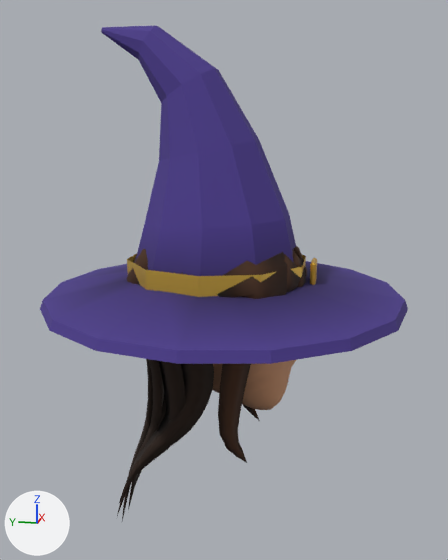
Before and after pictures for a commit that changed the glTF model assets/models/gear/h_wizard_f.glb.
Rendered twice from a 50 mm lens placed at (-0.911, -0.182, 1.913), pointed at (0.011, 0.002, 1.683). The lights are fixed; the arrows at lower left show +X, +Y and +Z. The first picture is the older version. Where no turn or scale is listed for an object, it has been applied to the vertices. Vertices at exactly the same position are counted once.

The first picture shows 'HairFrame', 'HairLong', 'HairTop', 'HeadMesh', 'Wizard'.
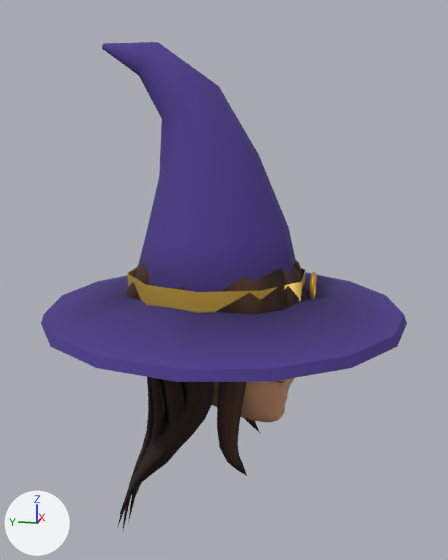
The edits, one by one:
me_hairframe_001 is used by ob_hairframe; location (0.0, 0.0, 1.415).
me_hairframe_001 had 98 vertices, 184 faces and spanned x -0.109..0.109, y -0.076..-0.008, z 0.004..0.302.
me_hairframe_001 now has 98 vertices, 184 faces and spans x -0.108..0.108, y -0.074..-0.007, z -0.018..0.28.
me_hairframe_001 part 1: 49 of 98 vertices moved; they spanned x 0.066..0.109, y -0.076..-0.008, z 0.004..0.302 and now span x 0.065..0.108, y -0.074..-0.007, z -0.018..0.28; mean shift (0.0, 0.002, -0.022); largest move (0.093, -0.071, 0.219) -> (0.093, -0.067, 0.196).
me_hairframe_001 part 2: 49 of 98 vertices moved; they spanned x -0.109..-0.066, y -0.076..-0.008, z 0.004..0.302 and now span x -0.108..-0.065, y -0.074..-0.007, z -0.018..0.28; mean shift (0.0, 0.002, -0.022); largest move (-0.093, -0.071, 0.219) -> (-0.093, -0.067, 0.196).
me_hairlong_001 is used by ob_hairlong; location (0.0, 0.0, 1.415).
me_hairlong_001 had 584 vertices, 1120 faces and spanned x -0.113..0.113, y -0.006..0.178, z -0.169..0.339.
me_hairlong_001 now has 584 vertices, 1120 faces and spans x -0.114..0.114, y -0.006..0.178, z -0.191..0.318.
me_hairlong_001 part 3: the loose piece of 73 vertices spanning x -0.109..-0.007, y 0.014..0.166, z -0.104..0.338 is multiplied about its middle by the matrix ((1.0, 0.01, 0.002), (-0.009, 1.0, -0.002), (-0.002, 0.002, 1.0)), then moved by (0.0, 0.0, -0.022).
me_hairlong_001 part 4: 438 of 584 vertices moved; they spanned x -0.113..0.113, y -0.006..0.178, z -0.169..0.339 and now span x -0.114..0.114, y -0.006..0.178, z -0.191..0.318; mean shift (0.0, 0.001, -0.022); largest move (0.094, 0.005, 0.108) -> (0.094, 0.01, 0.083).
Other edits to the shape of me_hairlong_001 do not show in these pictures.
me_hairtop_001 is used by ob_hairtop; location (0.0, 0.0, 1.415).
me_hairtop_001 had 418 vertices, 728 faces and spanned x -0.122..0.121, y -0.127..0.148, z 0.13..0.36.
me_hairtop_001 now has 418 vertices, 728 faces and spans x -0.121..0.121, y -0.132..0.149, z 0.108..0.337.
me_hairtop_001 part 5: 368 of 418 vertices moved; they spanned x -0.122..0.121, y -0.127..0.148, z 0.152..0.36 and now span x -0.121..0.121, y -0.132..0.149, z 0.13..0.337; mean shift (0.0, 0.001, -0.023); largest move (0.03, -0.127, 0.251) -> (0.025, -0.132, 0.201).
me_hairtop_001 part 6: 180 kept faces spanning x -0.121..0.121, y -0.132..0.149, z 0.13..0.337 get new vertex colours; the middle colour goes from grey #b4b4b4 to grey #b7b7b7.
Other edits to the shape of me_hairtop_001 do not show in these pictures.
me_headmesh_005 is used by ob_headmesh; location (0.0, 0.0, 1.415).
me_headmesh_005 had 262 vertices, 520 faces and spanned x -0.082..0.082, y -0.114..0.11, z 0.066..0.328.
me_headmesh_005 now has 420 vertices, 836 faces and spans x -0.082..0.082, y -0.112..0.11, z 0.044..0.306.
me_headmesh_005 part 7: 262 vertices removed from x -0.082..0.082, y -0.114..0.11, z 0.066..0.328; 420 vertices added at x -0.082..0.082, y -0.112..0.11, z 0.044..0.306.
me_wizard is used by ob_wizard; location (0.0, 0.0, 1.415).
me_wizard had 168 vertices, 304 faces and spanned x -0.275..0.275, y -0.275..0.275, z 0.24..0.639.
me_wizard now has 168 vertices, 304 faces and spans x -0.275..0.275, y -0.275..0.275, z 0.218..0.617.
me_wizard part 8: the whole mesh is moved by (0.0, 0.0, -0.022).

Pixel boxes [x1, y1, x2, y2] of what changed, in the pictures (448 x 560 px; the box of a moved part takes in the faces that stretch with it):
'Wizard', moved: before [40, 26, 408, 364]; after [41, 42, 407, 382]
'HairLong', reshaped: before [116, 359, 214, 521]; after [117, 377, 214, 534]
'HairTop', reshaped: before [127, 245, 307, 299]; after [127, 260, 307, 315]
'HeadMesh', reshaped: before [213, 360, 296, 410]; after [212, 378, 294, 422]
'HairFrame', reshaped: before [218, 364, 260, 463]; after [217, 382, 260, 476]
part 1 of me_hairframe_001, moved or reshaped (mostly hidden): before [243, 405, 260, 421]; after [244, 418, 260, 433]
part 2 of me_hairframe_001, moved or reshaped: before [218, 364, 251, 463]; after [217, 382, 247, 476]
part 3 of me_hairlong_001, moved or reshaped: before [119, 361, 186, 503]; after [120, 379, 185, 514]
part 4 of me_hairlong_001, moved or reshaped: before [116, 359, 213, 519]; after [117, 377, 212, 529]
part 5 of me_hairtop_001, moved or reshaped: before [127, 249, 306, 299]; after [127, 263, 305, 315]
part 6 of me_hairtop_001, recoloured: before [127, 245, 307, 299]; after [127, 260, 307, 315]
